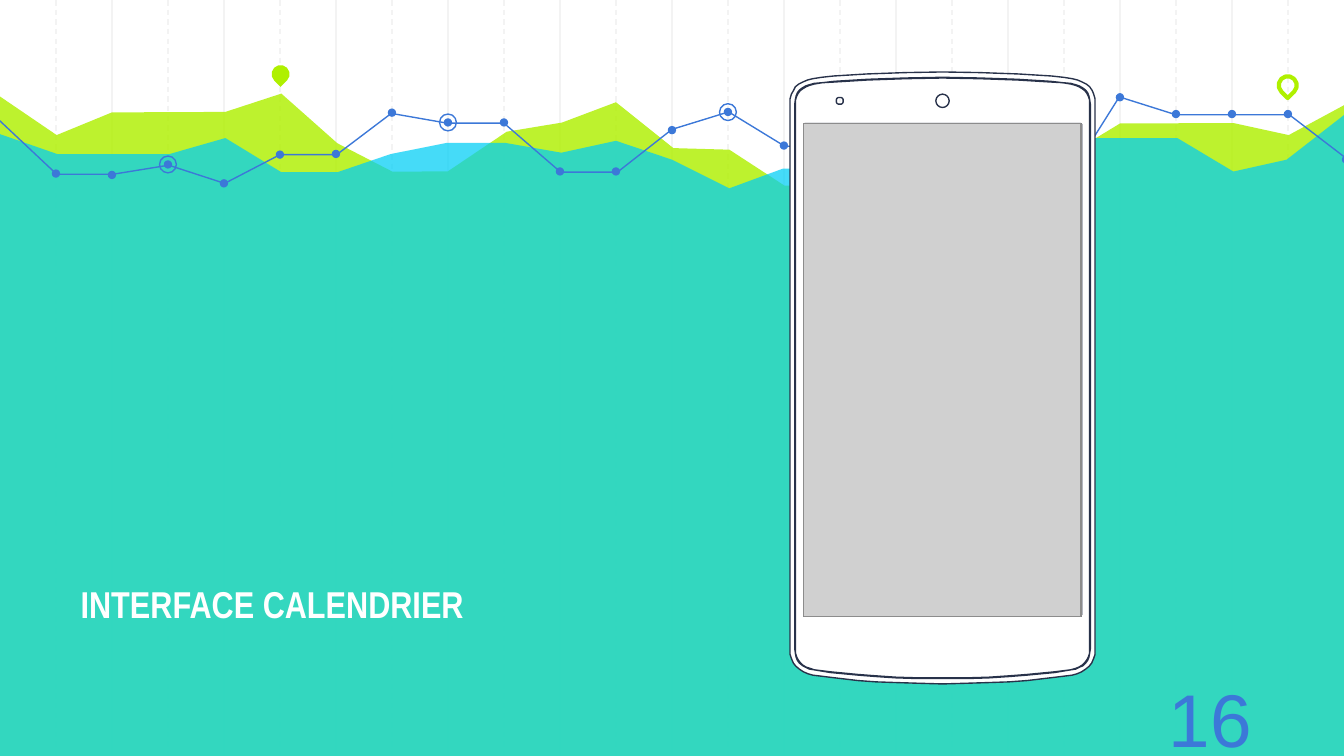
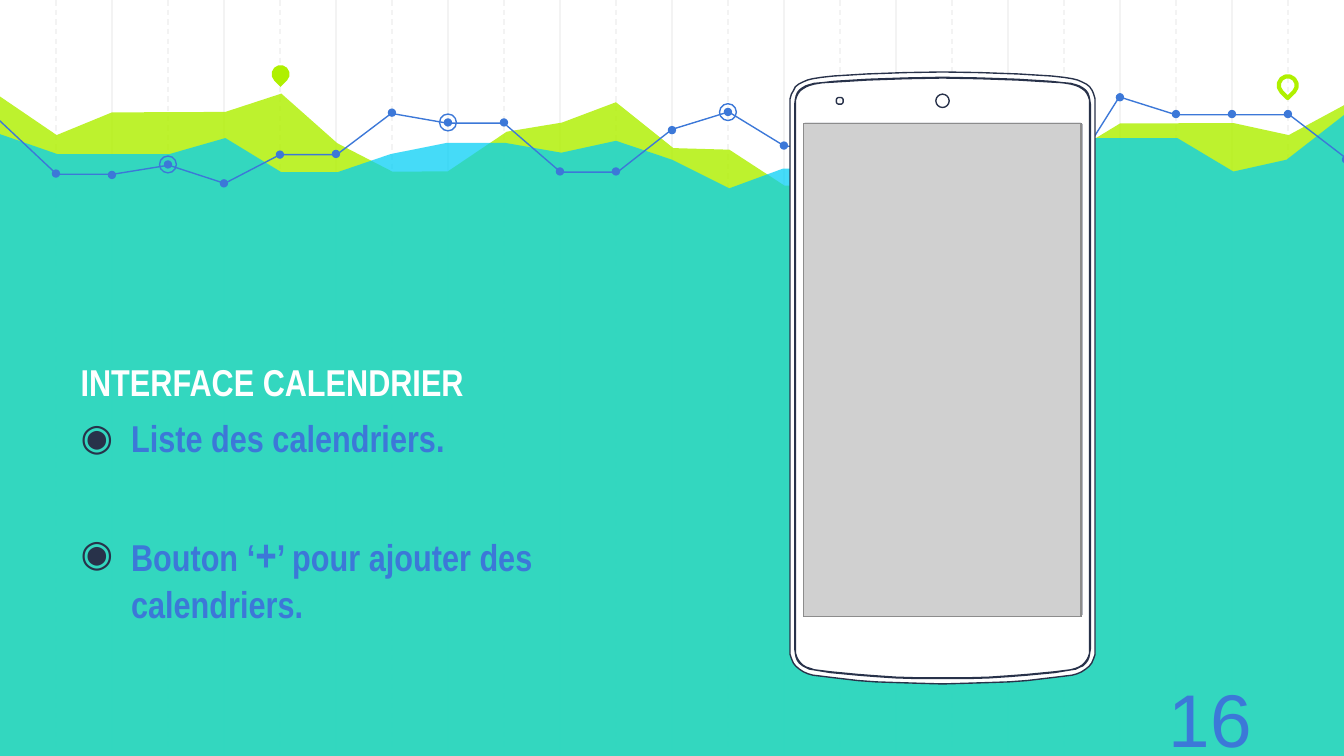
Before and after one commit to AzeddineZadir/docpfc, a slide deck: slide 19 of présentation licence 3.pptx. Drawn at 1344x756 pixels with LibreOffice and Linux fonts; fonts in the diff are those of the drawing; grey boxes stand for pictures. Boxes give left, top, right and bottom in pixels: in the first picture for what was removed or moved away, otherwise in the second. Text is boxed around its words. In the diff, an @@ line names an element or a change of style, - is before the commit and + after.

```diff
--- a/présentation licence 3.pptx
+++ b/présentation licence 3.pptx
@@ text at [131,425,533,618]: paragraphs added @@
+◉ Liste des calendriers.
+◉ Bouton ‘+’ pour ajouter des calendriers.
```
Also in this commit, not shown: 3 other slides changed.
